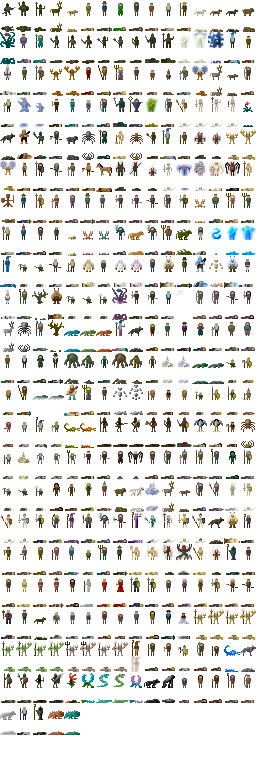
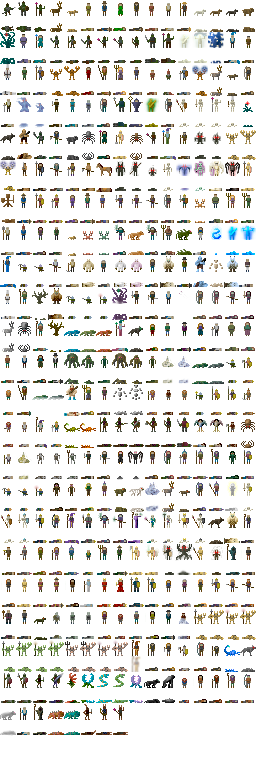
Layers edited between the first and the second 256 × 768 image:
painted on "Background" over [81, 704, 128, 735]
